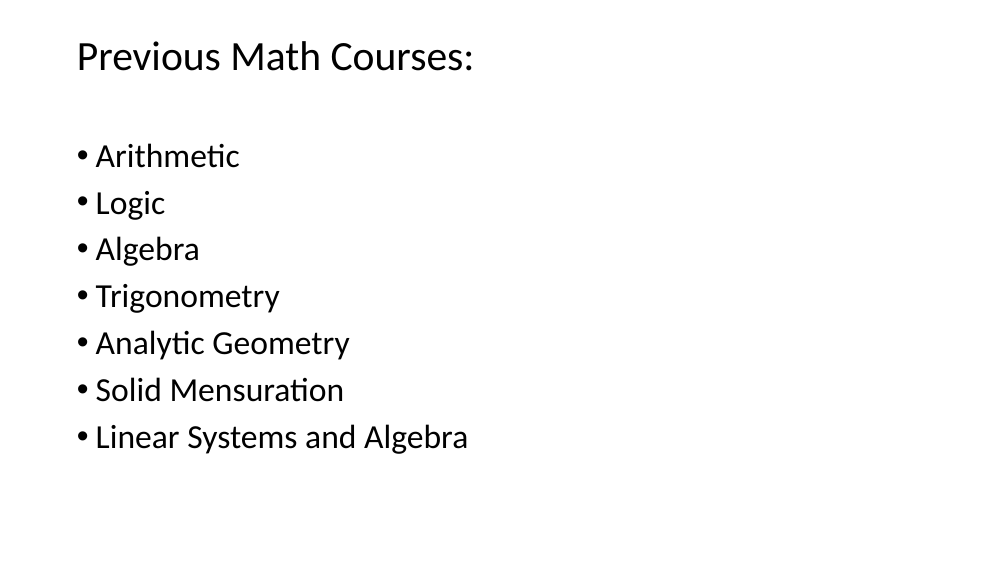
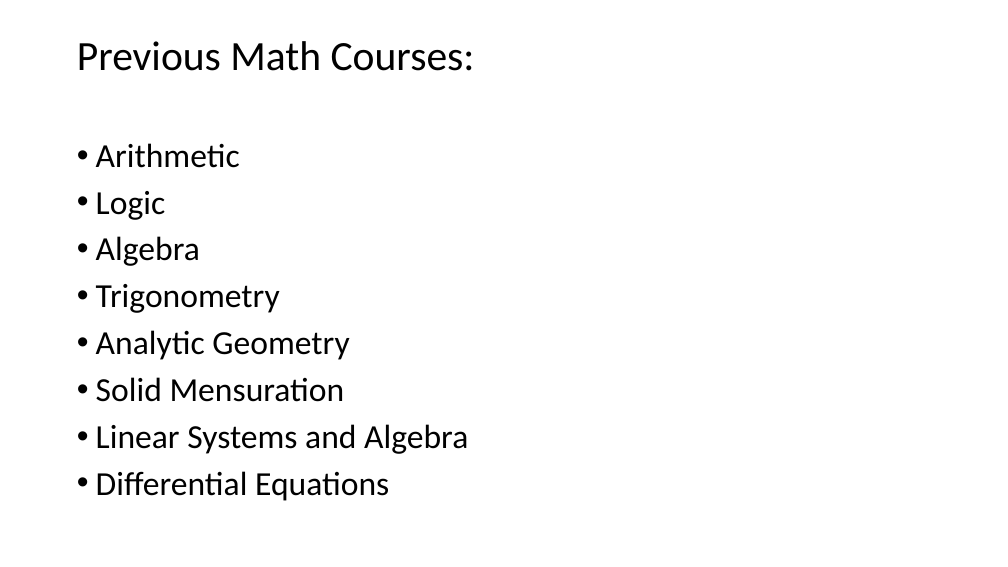
Before and after one commit to MikkoDT/Robotics_MEXE_3rdYearCourse, a slide deck: slide 4 of MexE_406_Robotics_1/1. MexE 406 Robotics 1.pptx. Drawn at 1008x567 pixels with LibreOffice and Linux fonts; fonts in the diff are those of the drawing. Boxes give left, top, right and bottom in pixels: in the first picture for what was removed or moved away, otherwise in the second. Text is boxed around its words. In the diff, an @@ line names an element or a change of style, - is before the commit and + after.

```diff
--- a/MexE_406_Robotics_1/1. MexE 406 Robotics 1.pptx
+++ b/MexE_406_Robotics_1/1. MexE 406 Robotics 1.pptx
@@ text at (x1=96, y1=471, x2=389, y2=501): paragraph added @@
+• Differential Equations
```
Also in this commit, not shown: 1 other slide changed, 4 other files.
